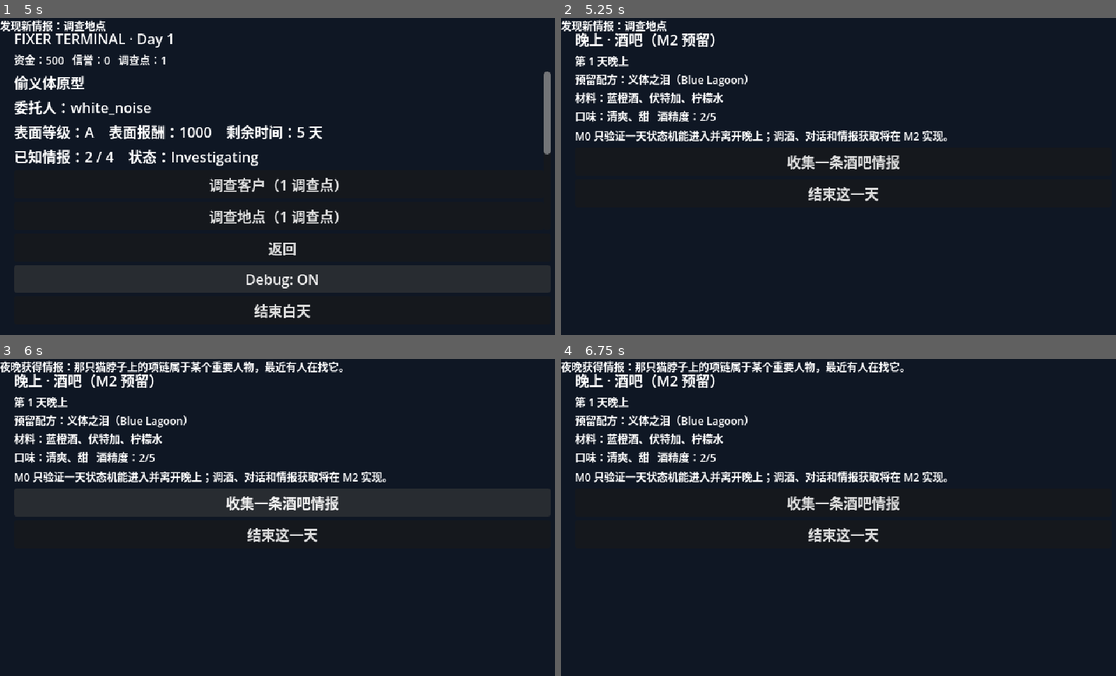
Above: before the commit, frames 1-4 (two rows, left to right).
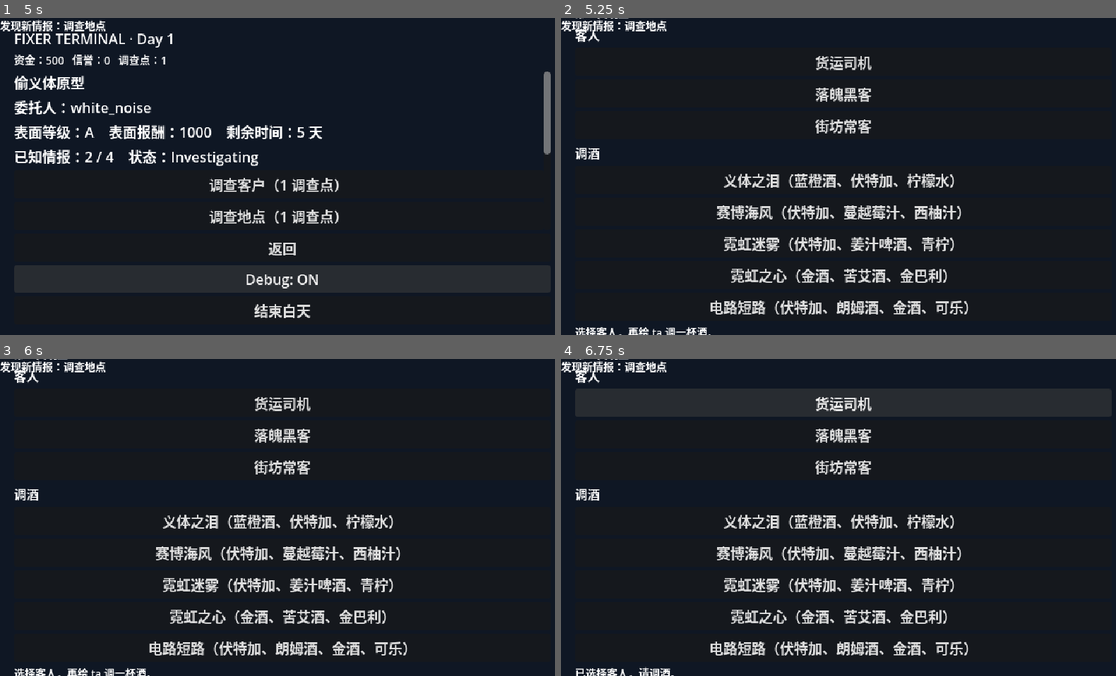
Above: after the commit, the same moments.

Repository: Akikun518/gamedemo
Game: Godot game, scene res://scenes/main.tscn
The game is run twice, just before and just after one commit, with the same random seed, the same clock (stepped at 60 frames per second) and the same inputs.
Inputs (mouse positions are in pixels of both pictures, inside the frame that each line leads up to):
- Up to frame 1 (5 s): click "偷义体原型 | A | 1000c | 剩余 5 天 | …" at 0.5 s; click "调查客户（1 调查点）" at 1.25 s; click "调查地点（1 调查点）" at 2 s; click "询问佣兵（1 调查点）" at 2.75 s; click "偷义体原型 | A | 1000c | 剩余 5 天 | …" at 3.5 s; click "查询势力（1 调查点）" at 4.25 s
- Up to frame 2 (5.25 s): click "重新评估委托" at 5 s
- Up to frame 3 (6 s): click (283, 501) at 5.75 s, where only the run before the commit has a clickable "收集一条酒吧情报"
- Up to frame 4 (6.75 s): click (844, 403) at 6.5 s, where only the run after the commit has a clickable "货运司机"

Frame 1 is identical in both runs. In frame 2, 11% of the frame differs, in the area x 2-74%, y 0-100%; in frame 3, 17%; in frame 4, 20%, in the area x 0-100%, y 0-100%.

Commit message:
feat: implement minimal evening intel loop

Diff:
--- /dev/null
+++ b/data/guests/driver.json
@@ -0,0 +1,7 @@
+{
+  "id": "driver",
+  "name": "货运司机",
+  "preferred_drink": "cyber_breeze",
+  "intel_id": "debt_gang",
+  "dialogue": "司机提到欠债人背后有帮派罩着，不是普通讨债。"
+}
--- /dev/null
+++ b/data/guests/hacker.json
@@ -0,0 +1,7 @@
+{
+  "id": "hacker",
+  "name": "落魄黑客",
+  "preferred_drink": "short_circuit",
+  "intel_id": "prism_ai",
+  "dialogue": "黑客说棱镜的反入侵系统最近升级过，硬闯会被反追踪。"
+}
--- /dev/null
+++ b/data/guests/regular.json
@@ -0,0 +1,7 @@
+{
+  "id": "regular",
+  "name": "街坊常客",
+  "preferred_drink": "neon_fog",
+  "intel_id": "cat_necklace",
+  "dialogue": "常客压低声音说，最近有人在找一只戴项圈的猫。"
+}
--- a/scenes/evening/evening_panel.tscn
+++ b/scenes/evening/evening_panel.tscn
@@ -18,28 +18,37 @@
 [node name="Title" type="Label" parent="."]
 layout_mode = 2
 theme_override_font_sizes/font_size = 16
-text = "晚上 · 酒吧（M2 预留）"
+text = "晚上 · 酒吧"
 
 [node name="DrinkLabel" type="Label" parent="."]
-unique_name_in_owner = true
+layout_mode = 2
+theme_override_font_sizes/font_size = 12
+text = "第 1 天晚上"
+
+[node name="GuestTitle" type="Label" parent="."]
+layout_mode = 2
+theme_override_font_sizes/font_size = 14
+text = "客人"
+
+[node name="GuestList" type="VBoxContainer" parent="."]
+layout_mode = 2
+size_flags_vertical = 3
+
+[node name="DrinkTitle" type="Label" parent="."]
+layout_mode = 2
+theme_override_font_sizes/font_size = 14
+text = "调酒"
+
+[node name="DrinkList" type="VBoxContainer" parent="."]
+layout_mode = 2
+size_flags_vertical = 3
+
+[node name="StatusLabel" type="Label" parent="."]
 layout_mode = 2
 theme_override_font_sizes/font_size = 12
 autowrap_mode = 2
-text = "配方"
-
-[node name="EveningNote" type="Label" parent="."]
-layout_mode = 2
-theme_override_font_sizes/font_size = 12
-autowrap_mode = 2
-text = "M0 只验证一天状态机能进入并离开晚上；调酒、对话和情报获取将在 M2 实现。"
-
-[node name="CollectIntelButton" type="Button" parent="."]
-layout_mode = 2
-text = "收集一条酒吧情报"
+text = "状态"
 
 [node name="EndDayButton" type="Button" parent="."]
 layout_mode = 2
 text = "结束这一天"
-
-[connection signal="pressed" from="CollectIntelButton" to="." method="_on_collect_intel_button_pressed"]
-[connection signal="pressed" from="EndDayButton" to="." method="_on_end_day_button_pressed"]
--- a/scripts/core/game_state.gd
+++ b/scripts/core/game_state.gd
@@ -9,6 +9,7 @@
 
 var selected_mercenary_ids: Array[String] = []
 var selected_contract_id := ""
+var selected_guest_id := ""
 var investigation_points := 3
 var debug_mode := false
 var debug_mercenary_override: Dictionary = {}
@@ -23,6 +24,7 @@
 var mercenary_manager: MercenaryManager
 var mission_manager: MissionManager
 var drink_records: Array[Dictionary] = []
+var guest_records: Array[Dictionary] = []
 var faction_records: Array[Dictionary] = []
 var intel_records: Array[Dictionary] = []
 
@@ -37,6 +39,7 @@
 	mercenary_manager = MercenaryManager.new(DataRepository.load_records("res://data/mercenaries"))
 	mission_manager = MissionManager.new(DataRepository.load_records("res://data/missions"))
 	drink_records = DataRepository.load_records("res://data/drinks")
+	guest_records = DataRepository.load_records("res://data/guests")
 	faction_records = DataRepository.load_records("res://data/factions")
 	intel_records = DataRepository.load_records("res://data/intel")
 	for record in intel_records:
@@ -58,6 +61,33 @@
 
 func available_drinks() -> Array[Dictionary]:
 	return drink_records
+
+func guests() -> Array[Dictionary]:
+	return guest_records
+
+func select_guest(guest_id: String) -> void:
+	selected_guest_id = guest_id
+	state_changed.emit()
+
+func serve_drink(drink_id: String) -> Dictionary:
+	if selected_guest_id.is_empty():
+		return {"error": "请先选择客人。"}
+	var guest := {}
+	for candidate in guest_records:
+		if str(candidate.get("id", "")) == selected_guest_id:
+			guest = candidate
+			break
+	if guest.is_empty():
+		return {"error": "未知客人。"}
+	var preferred := str(guest.get("preferred_drink", ""))
+	if preferred != drink_id:
+		return {"ok": false, "correct": false, "message": "客人不太满意这杯酒。"}
+	var intel_id := str(guest.get("intel_id", ""))
+	if not known_intel.has(intel_id):
+		known_intel.append(intel_id)
+	_refresh_night_intel()
+	state_changed.emit()
+	return {"ok": true, "correct": true, "message": str(guest.get("dialogue", "客人说了一些有用的信息。")), "intel_id": intel_id}
 
 func set_debug_mode(enabled: bool) -> void:
 	debug_mode = enabled
--- a/scripts/evening/evening_panel.gd
+++ b/scripts/evening/evening_panel.gd
@@ -1,24 +1,51 @@
 extends VBoxContainer
+## Minimal evening loop: choose a guest, serve a drink, unlock intel.
 
 signal end_day_requested
 
-var _drink: Dictionary = {}
+var _drinks: Array[Dictionary] = []
+var _guests: Array[Dictionary] = []
 
 @onready var drink_label: Label = $DrinkLabel
+@onready var guest_list: VBoxContainer = $GuestList
+@onready var drink_list: VBoxContainer = $DrinkList
+@onready var status_label: Label = $StatusLabel
+@onready var end_day_button: Button = $EndDayButton
 
-func setup(drink: Dictionary, current_day: int) -> void:
-    _drink = drink
-    drink_label.text = "第 %d 天晚上\n预留配方：%s（%s）\n材料：%s\n口味：%s   酒精度：%d/5" % [
-        current_day,
-        str(drink.get("name", "")),
-        str(drink.get("ref", "")),
-        "、".join(drink.get("ingredients", [])),
-        "、".join(drink.get("taste", [])),
-        int(drink.get("alcohol", 0)),
-    ]
+func setup(drinks: Array[Dictionary], guests: Array[Dictionary], current_day: int) -> void:
+	_drinks = drinks
+	_guests = guests
+	drink_label.text = "第 %d 天晚上" % current_day
+	end_day_button.pressed.connect(_on_end_day_button_pressed)
+	_render_guests()
+	_render_drinks()
+	status_label.text = "选择客人，再给 ta 调一杯酒。"
+
+func _render_guests() -> void:
+	for child in guest_list.get_children():
+		child.queue_free()
+	for guest in _guests:
+		var button := Button.new()
+		button.text = str(guest.get("name", "客人"))
+		button.pressed.connect(func() -> void: _select_guest(str(guest.get("id", ""))))
+		guest_list.add_child(button)
+
+func _render_drinks() -> void:
+	for child in drink_list.get_children():
+		child.queue_free()
+	for drink in _drinks:
+		var button := Button.new()
+		button.text = "%s（%s）" % [str(drink.get("name", "酒")), "、".join(drink.get("ingredients", []))]
+		button.pressed.connect(func() -> void: _serve_drink(str(drink.get("id", ""))))
+		drink_list.add_child(button)
+
+func _select_guest(id: String) -> void:
+	GameState.select_guest(id)
+	status_label.text = "已选择客人，请调酒。"
+
+func _serve_drink(id: String) -> void:
+	var result := GameState.serve_drink(id)
+	status_label.text = str(result.get("message", ""))
 
 func _on_end_day_button_pressed() -> void:
-    end_day_requested.emit()
-
-func _on_collect_intel_button_pressed() -> void:
-    GameState.collect_night_intel()
+	end_day_requested.emit()
--- a/scripts/ui/main_view.gd
+++ b/scripts/ui/main_view.gd
@@ -34,7 +34,7 @@
         TimeSystem.EVENING:
             var evening := EVENING_PANEL.instantiate()
             phase_host.add_child(evening)
-            evening.setup(GameState.available_drinks()[0], GameState.current_day)
+            evening.setup(GameState.available_drinks(), GameState.guests(), GameState.current_day)
             evening.end_day_requested.connect(_on_end_day_requested)
         _:
             pass
--- a/tests/m0_headless_test.gd
+++ b/tests/m0_headless_test.gd
@@ -15,6 +15,7 @@
 	_run_counteroffer_tests(errors)
 	_run_lowball_tests(errors)
 	_run_skill_tests(errors)
+	_run_night_loop_tests(errors)
 	await _run_ui_smoke(errors)
 
 	if errors.is_empty():
@@ -220,6 +221,15 @@
 	_expect(errors, bool(resolver.resolve(mission, [good_hacker], 1).get("success", false)), "A skilled hacker should meet the required skill.")
 	_expect(errors, not bool(resolver.resolve(mission, [bad_hacker], 1).get("success", true)), "An under-skilled hacker should fail the required skill.")
 
+func _run_night_loop_tests(errors: Array[String]) -> void:
+	GameState.select_guest("regular")
+	var correct := GameState.serve_drink("neon_fog")
+	_expect(errors, bool(correct.get("correct", false)), "Serving the preferred drink should unlock intel.")
+	_expect(errors, GameState.known_intel.has("cat_necklace"), "The guest intel should enter the IntelDatabase.")
+	GameState.select_guest("regular")
+	var wrong := GameState.serve_drink("short_circuit")
+	_expect(errors, not bool(wrong.get("correct", true)), "Serving the wrong drink should not unlock intel.")
+
 func _first_accepting_mercenary(contract: Contract) -> MercenaryData:
 	for mercenary in GameState.available_mercenaries():
 		var attitude := GameState.mercenary_attitude(mercenary, contract)
Not shown, changed: docs/DEVELOPMENT_LOG.md
